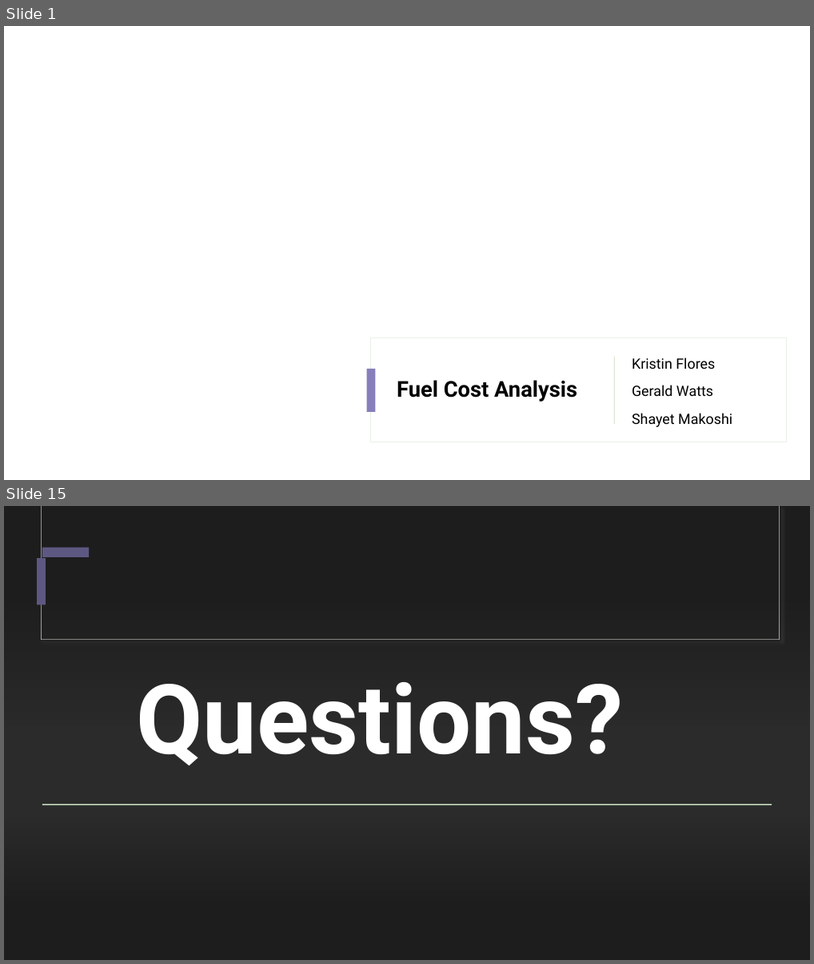
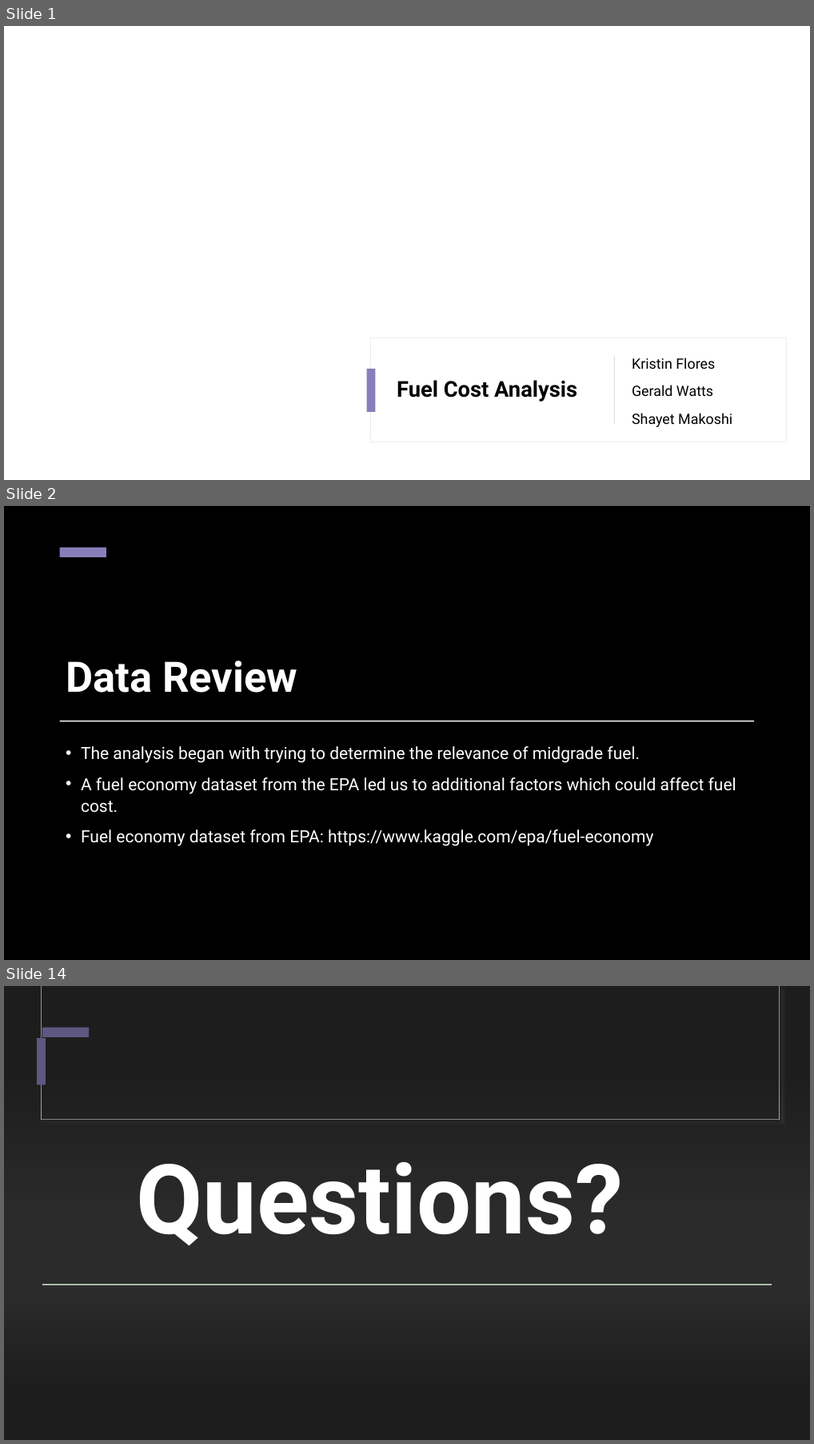
Before and after one commit to geraldwattsthethird/Fuel-Cost-Analysis, a slide deck: presentation.pptx. Shown one above the other, each under a label of ours: slides 1 and 15 before the commit, slides 1, 2 and 14 after it; the slides between them are not shown. The pictures are 814x964 and 814x1444 pixels, drawn with LibreOffice and Linux fonts; fonts in the diff are those of the drawing; background and template pictures are left out; a plain dark background stands for a picture behind light text. Boxes give left, top, right and bottom in pixels: in the first picture for what was removed or moved away, otherwise in the second. Text is boxed around its words. In the diff, an @@ line names an element or a change of style, - is before the commit and + after.

```diff
--- a/presentation.pptx
+++ b/presentation.pptx
@@ slide 2 added at (4, 506, 810, 960), background picture (left out) @@
@@ rectangle added at (4, 506, 810, 960), fill #000000 @@
@@ rectangle added at (41, 506, 779, 640), fill #000000, outline #FDFDFC 0.75 pt @@
@@ rectangle added at (42, 506, 779, 639), fill #000000 @@
@@ rectangle added at (60, 548, 106, 557), fill #867FBA @@
@@ title added at (66, 660, 298, 692), 50 pt, text #FFFFFF, bold @@
+Data Review
@@ rectangle added at (60, 720, 754, 721), fill #FFFFFF @@
@@ text added at (81, 746, 737, 846), 20 pt, text #FFFFFF @@
+• The analysis began with trying to determine the relevance of midgrade fuel.
+• A fuel economy dataset from the EPA led us to additional factors which could affect fuel cost.
+• Fuel economy dataset from EPA: https://www.kaggle.com/epa/fuel-economy
@@ what was slide 15 is now slide 14 @@
```
Also in this commit, not shown: 10 slides changed, 1 other slide added, 3 slides removed, 3 other files.
